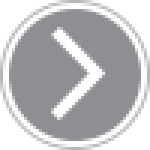
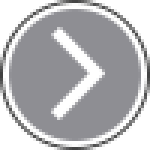
Two versions of the same layered image (w=150, h=150). Layer-by-layer changes:
painted on "Border" over [0,0,150,150]
